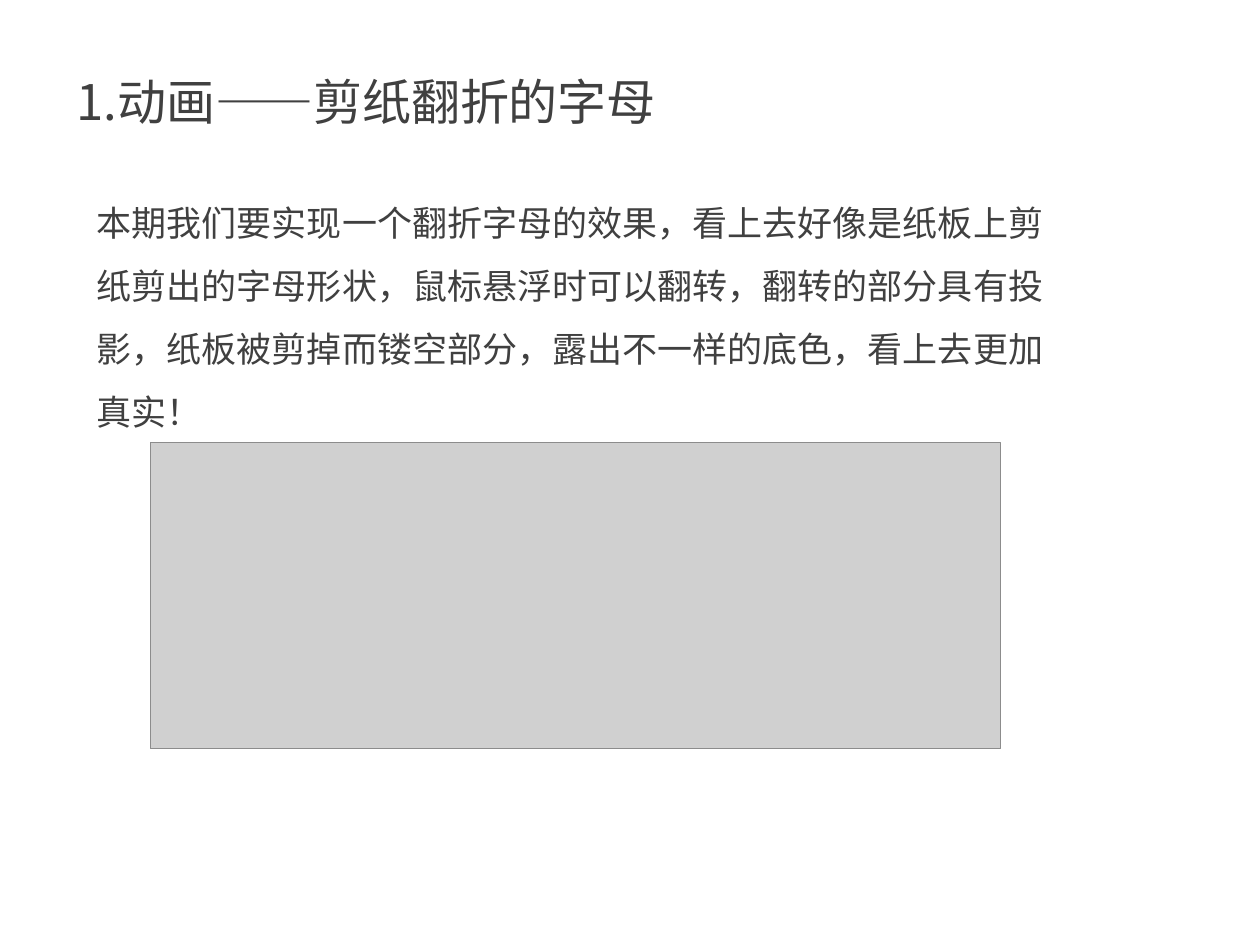
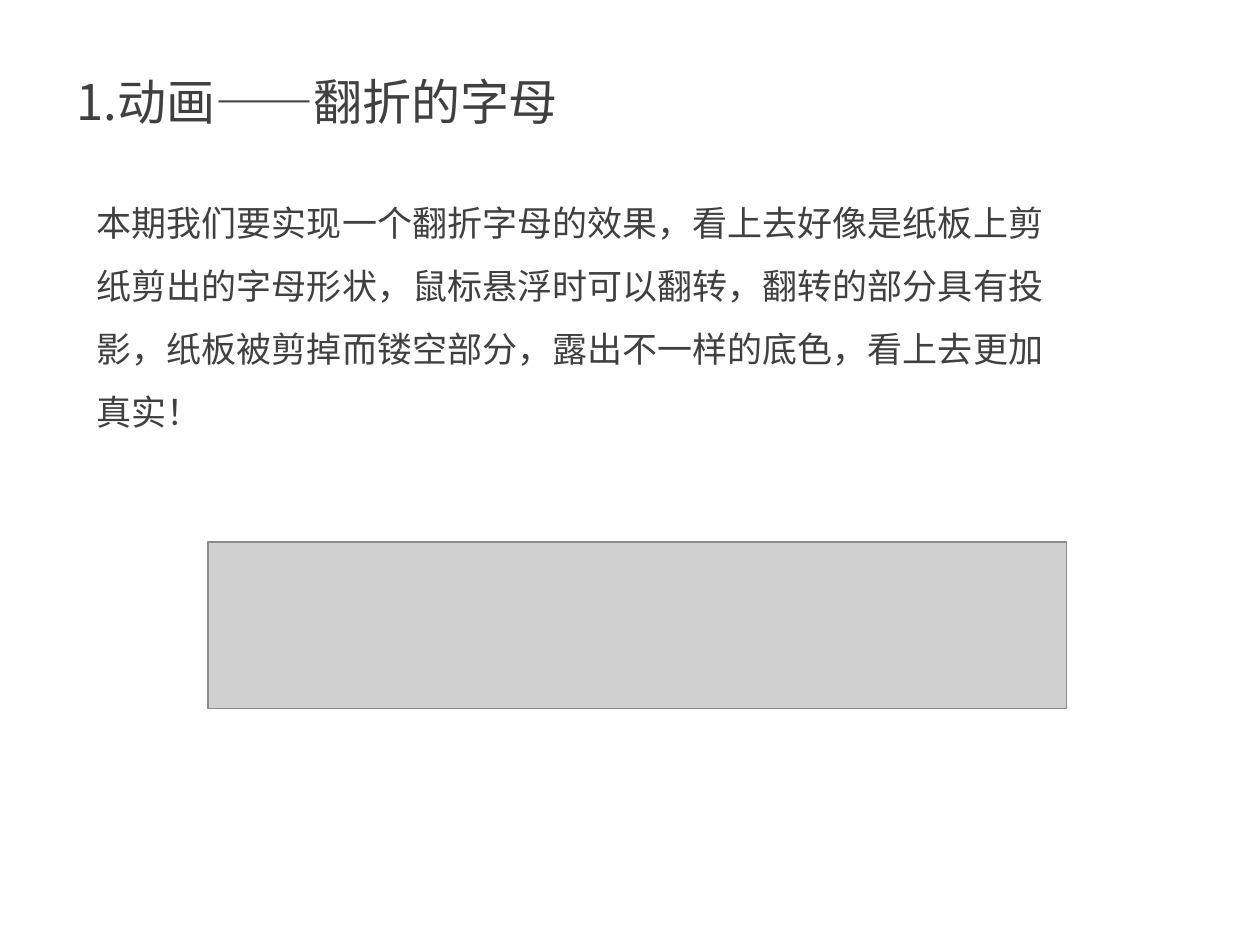
Before and after one commit to kong66/webAni, a slide deck: slide 2 of 5-3DLetter/3DLetter.pptx. Drawn at 1260x945 pixels with LibreOffice and Linux fonts; fonts in the diff are those of the drawing; grey boxes stand for pictures. Boxes give left, top, right and bottom in pixels: in the first picture for what was removed or moved away, otherwise in the second. Text is boxed around its words. In the diff, an @@ line names an element or a change of style, - is before the commit and + after.

```diff
--- a/5-3DLetter/3DLetter.pptx
+++ b/5-3DLetter/3DLetter.pptx
@@ text at [77, 78, 558, 124]: text changed @@
-1.动画——剪纸翻折的字母
+1.动画——翻折的字母
@@ picture removed at [150, 442, 1000, 748] @@
@@ picture added at [208, 542, 1066, 708] @@
```
Also in this commit, not shown: 4 other slides changed, 11 slides added, 9 slides removed, 1 other file.
